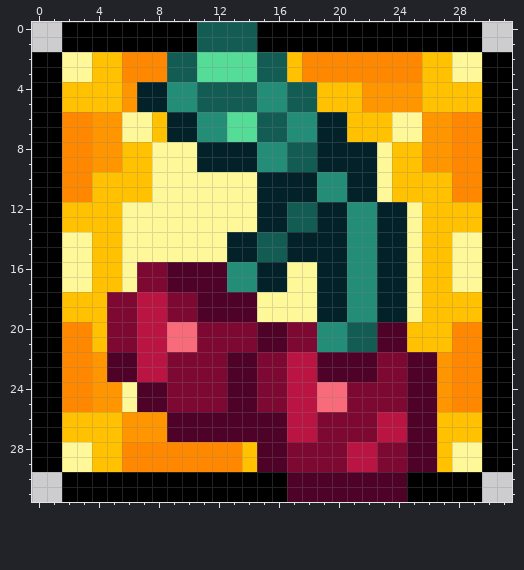
Two states of a pixel-art sprite, Sources/Modules/FoodModule/Buffs/VanillaFoodBuffs/CherryBuff.png. Above, as it was before the edit.
The file is 32x32 pixels.
And afterwards:
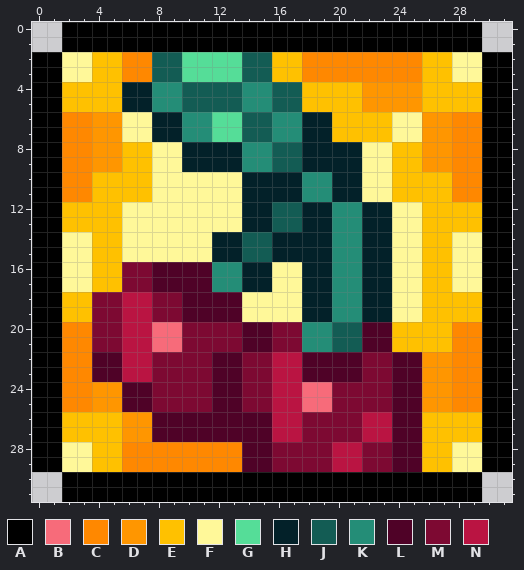
Palette (. is transparent): A #000000  B #f76b7a  C #ff8800  D #ff9600  E #ffc100  F #fff899  G #55dd98  H #032129  J #135c54  K #248d77  L #4f0227  M #7d0932  N #ba1442
Change:
y 0..1: x 11..14 JJJJ -> AAAA
y 2..3: x 8 C -> J; x 10 J -> G; x 14 G -> J; x 16 J -> E
y 4..5: x 6 D -> H; x 8 H -> K; x 10 K -> J; x 14 J -> K; x 16 K -> J; x 18 J -> E
y 6..7: x 8 E -> H; x 10 H -> K; x 12 K -> G; x 14 G -> J; x 16 J -> K; x 18 K -> H; x 20 H -> E
y 8..9: x 10 F -> H; x 14 H -> K; x 16 K -> J; x 18 J -> H; x 22 H -> F
y 10..11: x 14 F -> H; x 18 H -> K; x 20 K -> H; x 22 H -> F
y 12..13: x 14 F -> H; x 16 H -> J; x 18 J -> H; x 20 H -> K; x 22 K -> H; x 24 H -> F
y 14..15: x 12 F -> H; x 14 H -> J; x 16 J -> H; x 20 H -> K; x 22 K -> H; x 24 H -> F
y 16..17: x 6 F -> M; x 8 M -> L; x 12 L -> K; x 14 K -> H; x 16 H -> F; x 18 F -> H; x 20 H -> K; x 22 K -> H; x 24 H -> F
y 18..19: x 4 E -> M; x 6 M -> N; x 8 N -> M; x 10 M -> L; x 14 L -> F; x 18 F -> H; x 20 H -> K; x 22 K -> H; x 24 H -> F
y 20..21: x 4 E -> M; x 6 M -> N; x 8 N -> B; x 10 B -> M; x 14 M -> L; x 16 L -> M; x 18 M -> K; x 20 K -> J; x 22 J -> L; x 24 L -> E
y 22..23: x 4 D -> L; x 6 L -> N; x 8 N -> M; x 12 M -> L; x 14 L -> M; x 16 M -> N; x 18 N -> L; x 22 L -> M; x 24 M -> L; x 26 L -> D
y 24..25: x 6 F -> L; x 8 L -> M; x 12 M -> L; x 14 L -> M; x 16 M -> N; x 18 N -> B; x 20 B -> M; x 24 M -> L; x 26 L -> D
y 26..27: x 8 D -> L; x 16 L -> N; x 18 N -> M; x 22 M -> N; x 24 N -> L; x 26 L -> E
y 28..29: x 14 E -> L; x 16 L -> M; x 20 M -> N; x 22 N -> M; x 24 M -> L; x 26 L -> E
y 30..31: x 17..24 LLLLLLLL -> AAAAAAAA
Where, in picture pixels (left, top, right, bottom), the same in both pictures:
changed: (92, 22, 437, 502)
